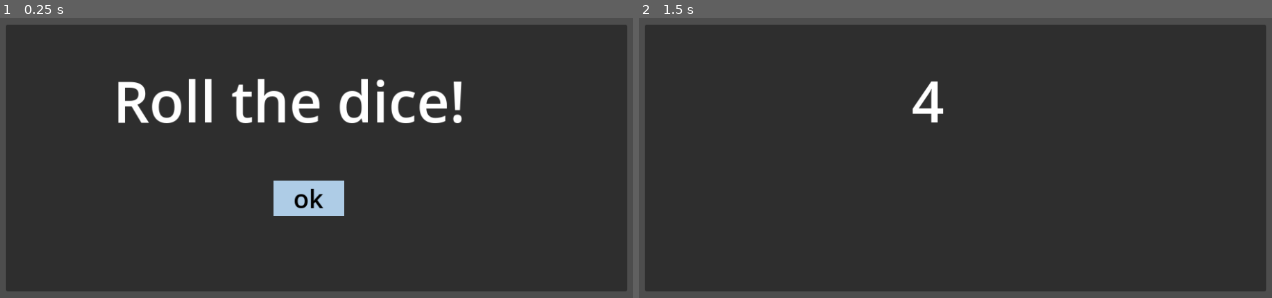
Above: before the commit, frames 1-2 (left to right).
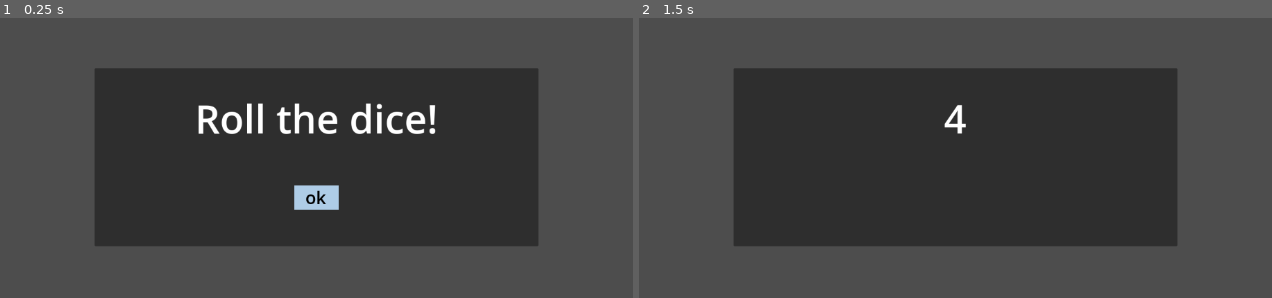
Above: after the commit, the same moments.

Repository: hfxbse/mparty
Game: Godot game, scene res://dice/Dice.tscn
Same seed, same stepped clock (60 frames per second), same inputs: the game is played once before the commit and once after it. This scene is started directly instead of the project's main scene.
Inputs:
- Up to frame 1 (0.25 s): no input
- Up to frame 2 (1.5 s): click "ok" at 0.5 s; tap Enter at 1.25 s

The runs differ from the first frame. In frame 1, 54% of the frame differs, in the area x 0-100%, y 2-98%; in frame 2, 49%.

Commit message:
Update Dice.tscn

Diff:
--- a/dice/Dice.tscn
+++ b/dice/Dice.tscn
@@ -35,11 +35,11 @@
 
 [node name="Panel" type="Panel" parent="."]
 layout_mode = 0
-offset_left = 117.0
-offset_top = 122.0
-offset_right = 1044.0
-offset_bottom = 520.0
-scale = Vector2(0.966667, 0.966667)
+offset_left = 144.0
+offset_top = 136.0
+offset_right = 1104.0
+offset_bottom = 521.0
+scale = Vector2(0.666667, 0.666667)
 pivot_offset = Vector2(336, 166)
 script = ExtResource("1_2eigy")
 
@@ -50,10 +50,10 @@
 anchor_top = 1.167
 anchor_right = 0.342
 anchor_bottom = 1.167
-offset_left = 81.932
-offset_top = -231.309
-offset_right = 187.932
-offset_bottom = -178.309
+offset_left = 103.68
+offset_top = -196.295
+offset_right = 199.68
+offset_bottom = -143.295
 theme_override_colors/font_color = Color(0, 0, 0, 1)
 theme_override_colors/font_hover_color = Color(0, 1, 0, 1)
 theme_override_font_sizes/font_size = 38
@@ -63,10 +63,10 @@
 
 [node name="Label" type="Label" parent="Panel"]
 layout_mode = 0
-offset_left = 160.167
-offset_top = 53.5
-offset_right = 685.167
-offset_bottom = 172.5
+offset_left = 192.0
+offset_top = 49.0
+offset_right = 768.0
+offset_bottom = 168.0
 theme_override_colors/font_color = Color(1, 1, 1, 1)
 theme_override_font_sizes/font_size = 85
 text = "Roll the dice!"
@@ -78,4 +78,4 @@
 "": SubResource("AnimationLibrary_d273h")
 }
 
-[connection signal="pressed" from="Panel/Button" to="Panel" method="_on_button_pressed"]
+[connection signal="pressed" from="Panel/Button" to="Panel" method="_on_button_pressed" flags=18]
